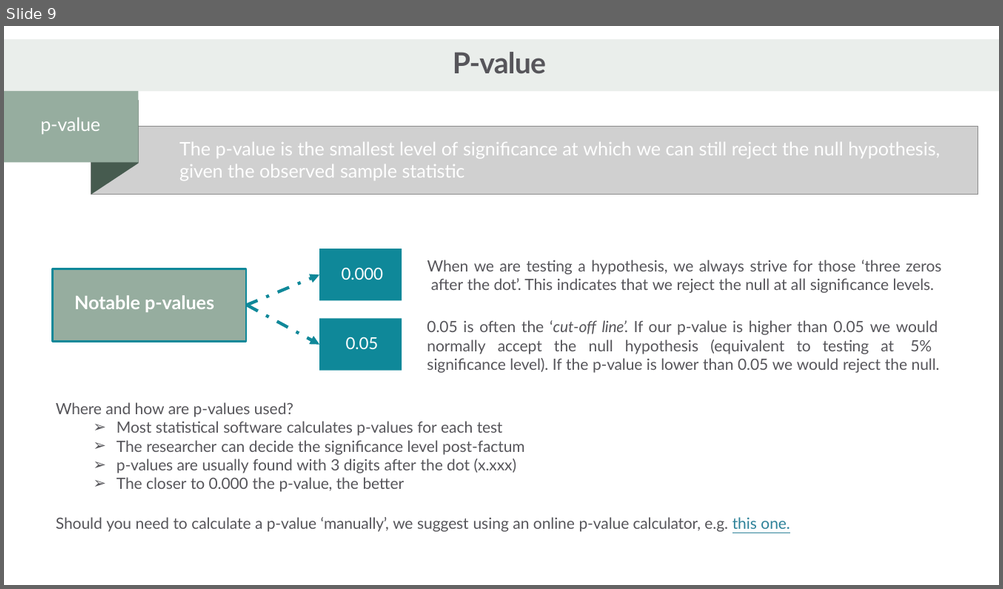
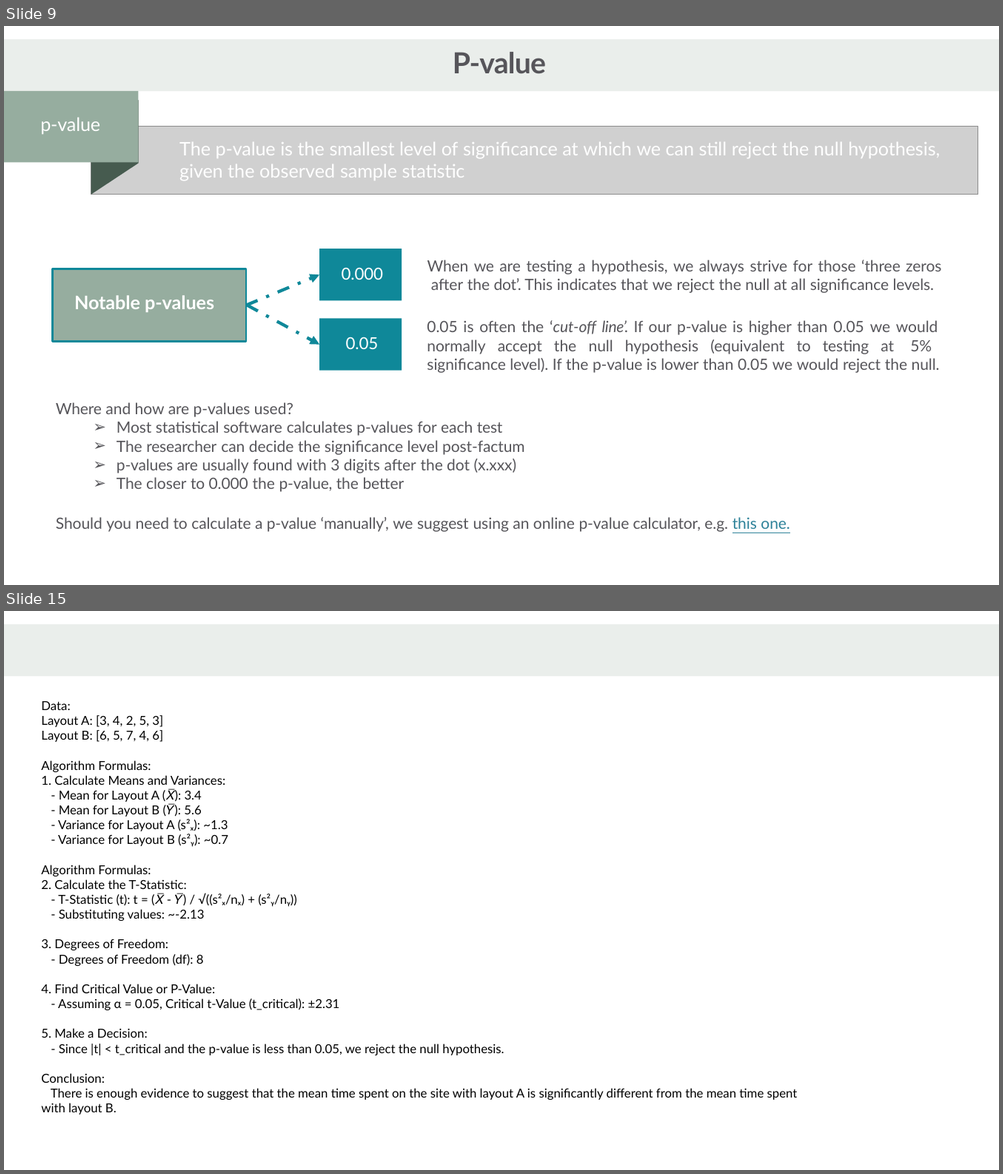
Before and after one commit to Hari-810/ML_DL, a slide deck: EDA/hypothesis_testing.pptx. Shown one above the other, each under a label of ours: slide 9 before the commit, slides 9 and 15 after it; the slides between them are not shown. The pictures are 1003x589 and 1003x1174 pixels, drawn with LibreOffice and Linux fonts; fonts in the diff are those of the drawing; grey boxes stand for pictures. Boxes give left, top, right and bottom in pixels: in the first picture for what was removed or moved away, otherwise in the second. Text is boxed around its words. In the diff, an @@ line names an element or a change of style, - is before the commit and + after.

Commit message:
hypothesis updated

```diff
--- a/EDA/hypothesis_testing.pptx
+++ b/EDA/hypothesis_testing.pptx
@@ slide 15 added at bbox=[4, 611, 999, 1170], background #FFFFFF @@
@@ freeform shape added at bbox=[4, 624, 999, 677], fill #EAEEEB @@
@@ subtitle added at bbox=[41, 701, 797, 1100], 12 pt, text #000000 @@
+Data:
+Layout A: [3, 4, 2, 5, 3]
+Layout B: [6, 5, 7, 4, 6]
+Algorithm Formulas:
+1. Calculate Means and Variances:
+- Mean for Layout A (𝑋̅): 3.4
+- Mean for Layout B (𝑌̅): 5.6
+- Variance for Layout A (s²ₓ): ~1.3
+- Variance for Layout B (s²ᵧ): ~0.7
+Algorithm Formulas:
+2. Calculate the T-Statistic:
+- T-Statistic (t): t = (𝑋̅ - 𝑌̅) / √((s²ₓ/nₓ) + (s²ᵧ/nᵧ))
+- Substituting values: ~-2.13
+3. Degrees of Freedom:
+- Degrees of Freedom (df): 8
+4. Find Critical Value or P-Value:
+- Assuming α = 0.05, Critical t-Value (t_critical): ±2.31
+5. Make a Decision:
+- Since |t| < t_critical and the p-value is less than 0.05, we reject the null hypothesis.
+Conclusion:
+There is enough evidence to suggest that the mean time spent on the site with layout A is significantly different from the mean time spent with layout B.
```
Also in this commit, not shown: 4 slides changed, 5 other slides added, 7 other files.
